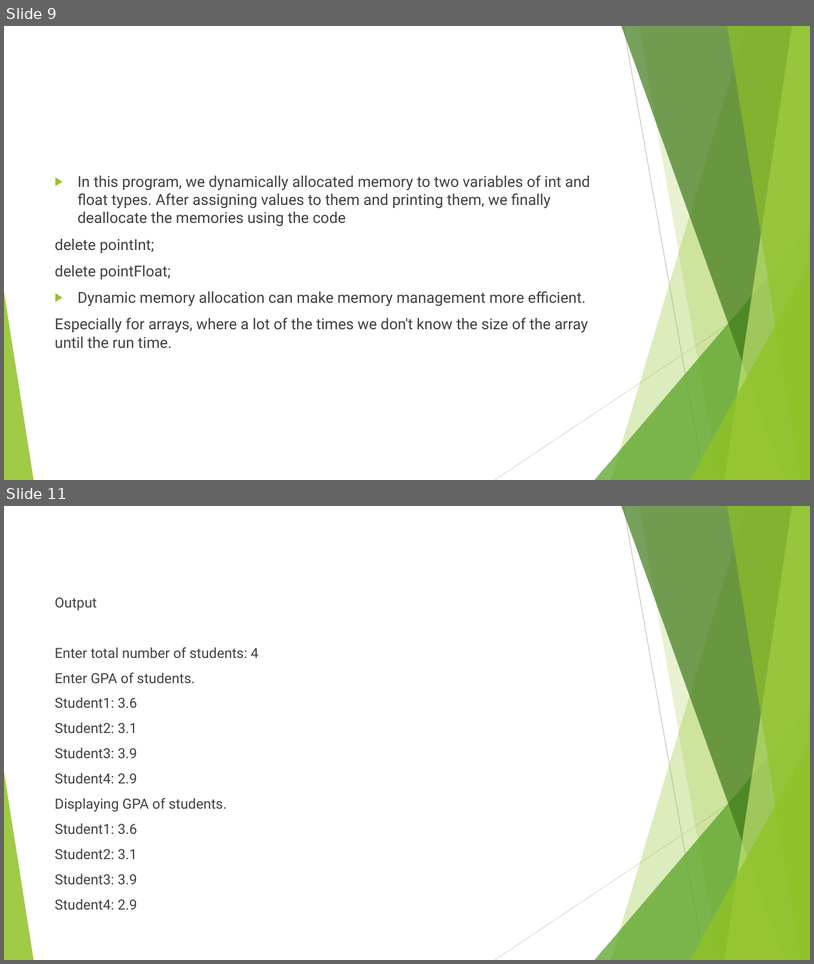
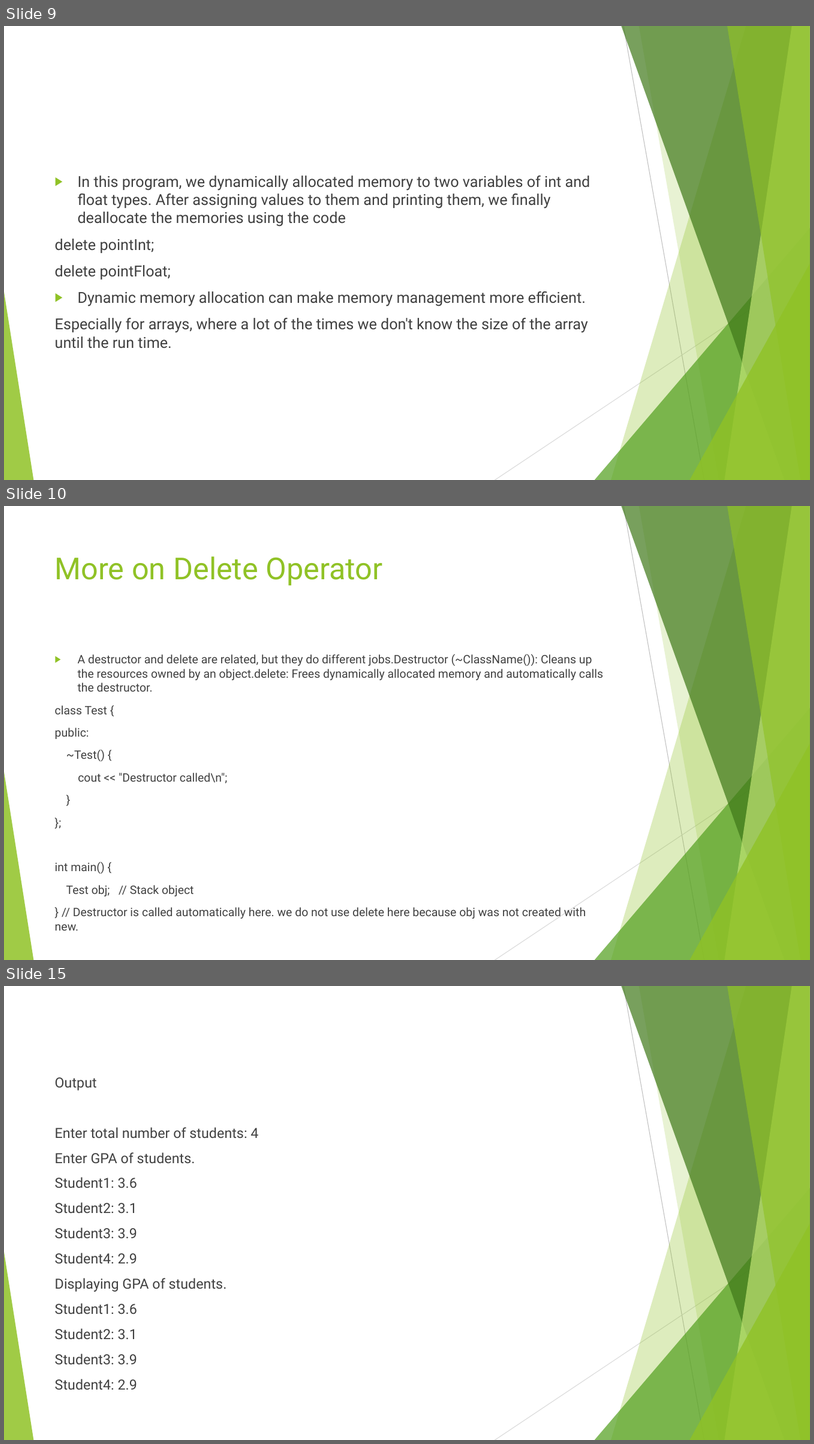
Before and after one commit to Montasirnafees/2---1, a slide deck: CSE 213 (OOP)/Lecture 9-Dynamic Memory Allocation.pptx. Shown one above the other, each under a label of ours: slides 9 and 11 before the commit, slides 9, 10 and 15 after it; the slides between them are not shown. The pictures are 814x964 and 814x1444 pixels, drawn with LibreOffice and Linux fonts; fonts in the diff are those of the drawing. Boxes give left, top, right and bottom in pixels: in the first picture for what was removed or moved away, otherwise in the second. Text is boxed around its words. In the diff, an @@ line names an element or a change of style, - is before the commit and + after.

```diff
--- a/CSE 213 (OOP)/Lecture 9-Dynamic Memory Allocation.pptx
+++ b/CSE 213 (OOP)/Lecture 9-Dynamic Memory Allocation.pptx
@@ slide 10 added at (4,506,810,960), background #FFFFFF; not listed: 10 template elements that a slide beside it also shows @@
@@ title added at (55,556,383,586), 36 pt, text #90C226 @@
+More on Delete Operator
@@ text added at (55,654,603,930), 13.9 pt, text #404040 @@
+▶ A destructor and delete are related, but they do different jobs.Destructor (~ClassName()): Cleans up the resources owned by an object.delete: Frees dynamically allocated memory and automatically calls the destructor.
+class Test {
+public:
+~Test() {
+cout << "Destructor called\n";
+}
+};
+int main() {
+Test obj; // Stack object
+} // Destructor is called automatically here. we do not use delete here because obj was not created with new.
@@ what was slide 11 is now slide 15 @@
```
Also in this commit, not shown: 4 slides changed, 4 other slides added, 1 slide removed, 14 other files.
